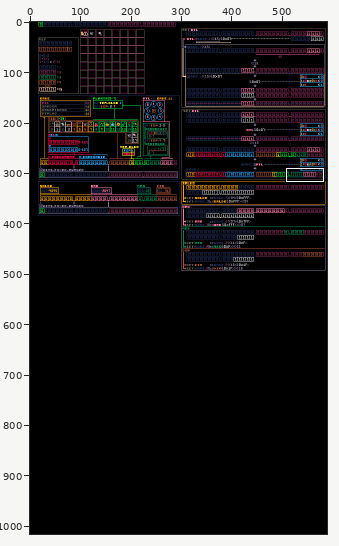
A pixel-art file gets an edit: Assets e Referências/Save.aseprite. Above: a wide view before the commit, with the close-up outlined.
Close-up. As it was:
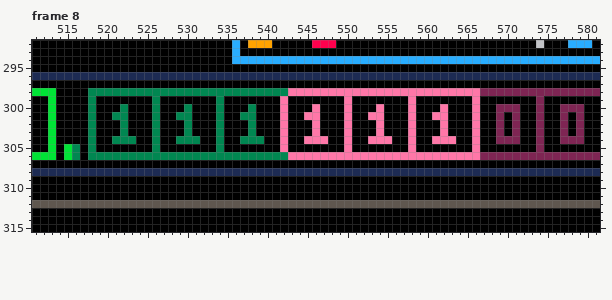
590x1016 pixels, 8 frames. Shown: frame 8: x 511..581, y 292..315. The commit also changed other frames or places, which this record leaves out.
The result:
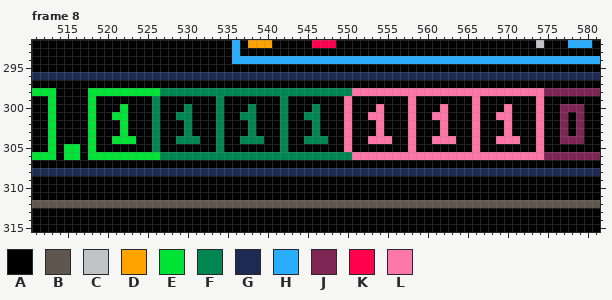
Palette (. is transparent): A #000000  B #5f574f  C #c2c3c7  D #ffa300  E #00e436  F #008751  G #1d2b53  H #29adff  J #7e2553  K #ff004d  L #ff77a8
Edits made:
Frame 8, layer "Set_Get_Itens":
Colour A replaces colour J in row 300 at x 569 and 571; in row 301 at x 571; in rows 302 to 303 at x 569 and 571.
Colour E replaces colour F in row 298 at x 518 to 526; in row 299 at x 518; in row 300 at x 518 and 522; in row 301 at x 518 and 521 to 522; in rows 302 to 303 at x 518 and 522; in row 304 at x 518 and 521 to 523.
Colour E replaces colour F in row 305 at x 516 and 518; in row 306 at x 516 and 518 to 526.
Colour F replaces colour L in row 298 at x 543 to 550; in row 299 at x 542; in row 300 at x 542 and 546; in row 301 at x 542 and 545 to 546; in rows 302 to 303 at x 542 and 546; in row 304 at x 542 and 545 to 547.
Colour F replaces colour L in row 305 at x 542; in row 306 at x 543 to 550.
Colour L replaces colour A in rows 301 to 303 at x 570.
Colour L replaces colour J in row 298 at x 567 to 574; in row 299 at x 574; in row 300 at x 570 and 574; in row 301 at x 569 and 574; in rows 302 to 303 at x 574; in row 304 at x 569 to 571 and 574.
Colour L replaces colour J in row 305 at x 574; in row 306 at x 567 to 574.
